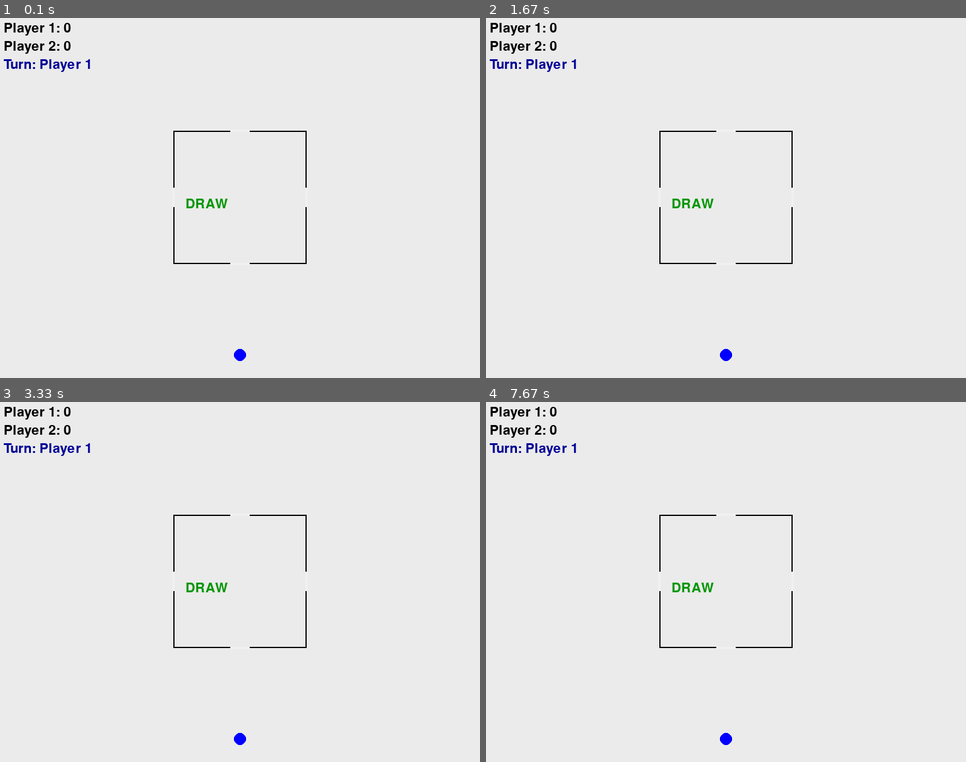
Above: before the commit, frames 1-4 (two rows, left to right).
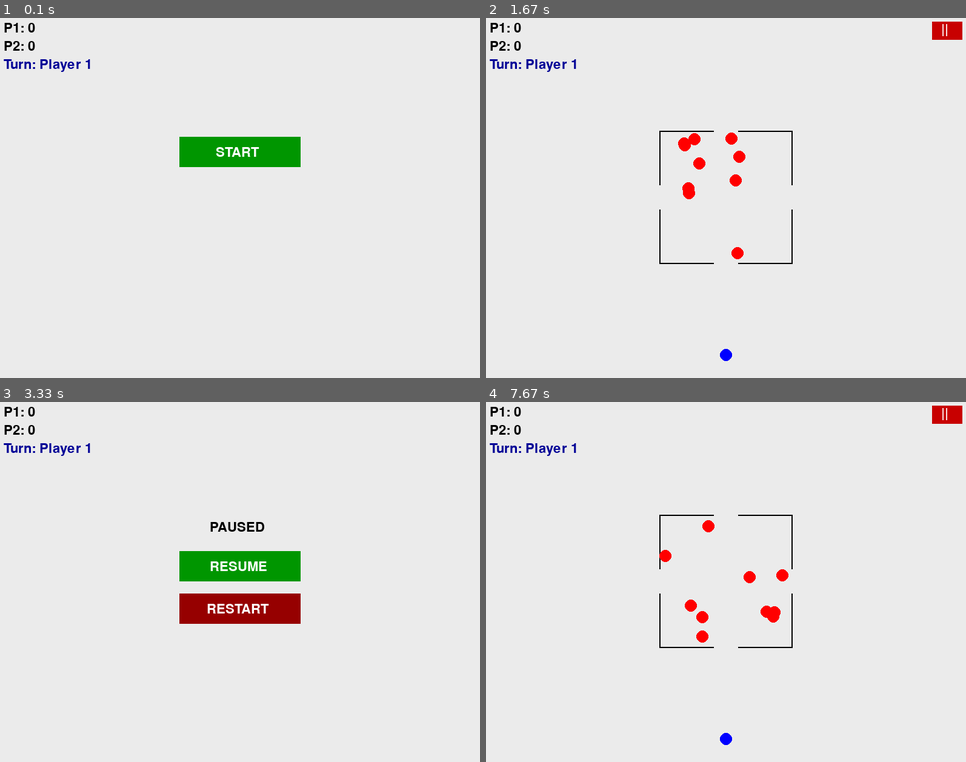
Above: after the commit, the same moments.

Repository: fotsingmatakouhuguette-gif/HUGUETTE-project
Game: pygame game, started from test 3.py
Same seed, same stepped clock (60 frames per second), same inputs: the game is played once before the commit and once after it.
Inputs (mouse positions are in pixels of both pictures, inside the frame that each line leads up to):
- Up to frame 1 (0.1 s): no input
- Up to frame 2 (1.67 s): press the mouse at (726, 151) at 0.37 s; move the mouse to (716, 126) at 0.47 s; release the mouse at (706, 97) at 0.6 s; press the mouse at (726, 151) at 0.7 s; move the mouse to (750, 219) at 0.8 s; release the mouse at (769, 288) at 0.93 s; press the mouse at (946, 32) at 1.03 s; move the mouse to (788, 86) at 1.13 s; release the mouse at (625, 140) at 1.27 s; press the mouse at (726, 223) at 1.37 s; move the mouse to (721, 277) at 1.47 s; release the mouse at (716, 331) at 1.6 s
- Up to frame 3 (3.33 s): hold P 1.67-2.13 s; tap P at 2.17 s; press the mouse at (460, 416) at 2.53 s; move the mouse to (412, 481) at 2.63 s; release the mouse at (360, 549) at 2.77 s; press the mouse at (240, 567) at 2.87 s; move the mouse to (192, 589) at 2.97 s; release the mouse at (139, 610) at 3.1 s; press the mouse at (460, 416) at 3.2 s; move the mouse to (278, 499) at 3.3 s
- Up to frame 4 (7.67 s): release the mouse at (582, 585) at 3.43 s; click (687, 560) at 3.55 s; press the mouse at (946, 416) at 3.87 s; move the mouse to (812, 553) at 3.97 s; release the mouse at (673, 690) at 4.1 s; press the mouse at (726, 567) at 4.2 s; move the mouse to (750, 571) at 4.3 s; release the mouse at (774, 574) at 4.43 s; press the mouse at (946, 416) at 4.53 s; move the mouse to (759, 546) at 4.63 s; release the mouse at (572, 679) at 4.77 s; press the mouse at (726, 567) at 4.87 s; move the mouse to (654, 538) at 4.97 s; release the mouse at (582, 513) at 5.1 s; press the mouse at (946, 416) at 5.2 s; move the mouse to (750, 560) at 5.3 s; release the mouse at (548, 708) at 5.43 s; click (783, 578) at 5.55 s; press the mouse at (946, 416) at 5.87 s; move the mouse to (769, 477) at 5.97 s; release the mouse at (591, 538) at 6.1 s; tap P at 6.17 s; press the mouse at (946, 416) at 6.53 s; move the mouse to (817, 456) at 6.63 s; release the mouse at (692, 495) at 6.77 s; press the mouse at (726, 567) at 6.87 s; move the mouse to (668, 618) at 6.97 s; release the mouse at (615, 672) at 7.1 s; press the mouse at (946, 416) at 7.2 s; move the mouse to (898, 524) at 7.3 s; release the mouse at (855, 636) at 7.43 s; press the mouse at (726, 607) at 7.53 s; move the mouse to (654, 646) at 7.63 s

The runs differ from the first frame. In frame 1, 2.9% of the frame differs, in the area x 2-64%, y 1-96%; in frame 2, 1.3%; in frame 3, 5.0%; in frame 4, 1.4%.

Commit message:
Update test 3.py
correction of errors,implimentation of game states

Diff:
--- a/test 3.py
+++ b/test 3.py
@@ -1,6 +1,7 @@
 import pygame
 import random
 import math
+from sys import exit
 
 # ---------------- CONFIG ----------------
 WIDTH, HEIGHT = 800, 600
@@ -16,14 +17,15 @@
 STOP_THRESHOLD = 0.1
 
 TOTAL_ENEMIES = 10
-GAP_SIZE = 32
-#-----------------GAME STATES-----------------
-MENU="menu"
-PLAYING="playing"
-PAUSED="pause"
-GAME_OVER="game over"
-
-game_state= MENU
+GAP_SIZE = 40
+
+# ---------------- GAME STATES ----------------
+MENU = "menu"
+PLAYING = "playing"
+PAUSED = "paused"
+GAME_OVER = "game_over"
+
+game_state = MENU
 
 # ---------------- BUTTONS ----------------
 start_button_rect = pygame.Rect(300, 200, 200, 50)
@@ -90,125 +92,150 @@
     aiming = False
     game_state = PLAYING
 
-# ---------------- MAIN GAME ----------------
-def main():
-    pygame.init()
-    screen = pygame.display.set_mode((WIDTH, HEIGHT))
-    pygame.display.set_caption("2 Player Knock-Out")
-    clock = pygame.time.Clock()
-    font = pygame.font.Font(None, 32)
-
-    player_ball = Ball(WIDTH // 2, HEIGHT - 40, (0, 0, 255))
-
-    enemies=[]
-    aiming = False
-    start_pos = (0, 0)
-    current_player = 0
-    scores = [0, 0]
-    turn_active = False
-    game_over = False
-
-    running = True
-    while running:
-        clock.tick(FPS)
-
-        for event in pygame.event.get():
-            if event.type == pygame.QUIT:
-                running = False
-
-            if event.type == pygame.MOUSEBUTTONDOWN and not aiming and not turn_active and not game_over:
-                aiming = True
-                start_pos = (player_ball.x, player_ball.y)
-
-            if event.type == pygame.MOUSEBUTTONUP and aiming:
-                aiming = False
-                mx, my = pygame.mouse.get_pos()
-                dx = start_pos[0] - mx
-                dy = start_pos[1] - my
-                dist = math.hypot(dx, dy)
-                if dist > 0:
-                    player_ball.vx = (dx / dist) * PLAYER_POWER
-                    player_ball.vy = (dy / dist) * PLAYER_POWER
-                    turn_active = True
-
-        # ---------------- UPDATE ----------------
-        if turn_active:
-            player_ball.move()
-            for e in enemies:
-                e.move()
-                ball_collision(player_ball, e)
-
-            # Enemy collisions
-            for i in range(len(enemies)):
-                for j in range(i + 1, len(enemies)):
-                    ball_collision(enemies[i], enemies[j])
-
-            # Wall + gap logic
-            for e in enemies:
-                # LEFT
-                if e.x - BALL_RADIUS <= SQUARE_X:
-                    if not (SQUARE_Y + SQUARE_SIZE//2 - GAP_SIZE//2 <= e.y <=
-                            SQUARE_Y + SQUARE_SIZE//2 + GAP_SIZE//2):
-                        e.x = SQUARE_X + BALL_RADIUS
-                        e.vx *= -1
-                # RIGHT
-                if e.x + BALL_RADIUS >= SQUARE_X + SQUARE_SIZE:
-                    if not (SQUARE_Y + SQUARE_SIZE//2 - GAP_SIZE//2 <= e.y <=
-                            SQUARE_Y + SQUARE_SIZE//2 + GAP_SIZE//2):
-                        e.x = SQUARE_X + SQUARE_SIZE - BALL_RADIUS
-                        e.vx *= -1
-                # TOP
-                if e.y - BALL_RADIUS <= SQUARE_Y:
-                    if not (SQUARE_X + SQUARE_SIZE//2 - GAP_SIZE//2 <= e.x <=
-                            SQUARE_X + SQUARE_SIZE//2 + GAP_SIZE//2):
-                        e.y = SQUARE_Y + BALL_RADIUS
-                        e.vy *= -1
-                # BOTTOM
-                if e.y + BALL_RADIUS >= SQUARE_Y + SQUARE_SIZE:
-                    if not (SQUARE_X + SQUARE_SIZE//2 - GAP_SIZE//2 <= e.x <=
-                            SQUARE_X + SQUARE_SIZE//2 + GAP_SIZE//2):
-                        e.y = SQUARE_Y + SQUARE_SIZE - BALL_RADIUS
-                        e.vy *= -1
-
-            # Check escaped balls
-            escaped = 0
-            for e in enemies[:]:
-                if (e.x < SQUARE_X - BALL_RADIUS or
-                    e.x > SQUARE_X + SQUARE_SIZE + BALL_RADIUS or
-                    e.y < SQUARE_Y - BALL_RADIUS or
-                    e.y > SQUARE_Y + SQUARE_SIZE + BALL_RADIUS):
-                    enemies.remove(e)
-                    escaped += 1
-
-            scores[current_player] += escaped
-
-            # End of turn when player ball stops
-            if player_ball.vx == 0 and player_ball.vy == 0:
-                player_ball.x = WIDTH // 2
-                player_ball.y = HEIGHT - 40
-                turn_active = False
-
-                # Switch player ONLY if no ball escaped
-                if escaped == 0:
-                    current_player = 1 - current_player
-
-        if len(enemies) == 0:
-            game_over = True
-
-        # ---------------- DRAW ----------------
-        screen.fill((235, 235, 235))
+# ---------------- MAIN ----------------
+pygame.init()
+screen = pygame.display.set_mode((WIDTH, HEIGHT))
+pygame.display.set_caption("2 Player Knock-Out")
+clock = pygame.time.Clock()
+font = pygame.font.Font(None, 32)
+
+player_ball = Ball(WIDTH // 2, HEIGHT - 40, (0, 0, 255))
+enemies = []
+scores = [0, 0]
+current_player = 0
+turn_active = False
+aiming = False
+start_pos = (0, 0)
+
+running = True
+while running:
+    clock.tick(FPS)
+
+    # ---------------- EVENTS ----------------
+    for event in pygame.event.get():
+        if event.type == pygame.QUIT:
+            pygame.quit()
+            exit()
+
+        if event.type == pygame.KEYDOWN:
+            if event.key == pygame.K_p and game_state == PLAYING:
+                game_state = PAUSED
+            elif event.key == pygame.K_p and game_state == PAUSED:
+                game_state = PLAYING
+
+        if event.type == pygame.MOUSEBUTTONDOWN:
+            mouse_pos = event.pos
+
+            if game_state == MENU:
+                if start_button_rect.collidepoint(mouse_pos):
+                    reset_game()
+
+            elif game_state == PLAYING:
+                if pause_button_rect.collidepoint(mouse_pos):
+                    game_state = PAUSED
+                elif not aiming and not turn_active:
+                    aiming = True
+                    start_pos = (player_ball.x, player_ball.y)
+
+            elif game_state == PAUSED:
+                if resume_button_rect.collidepoint(mouse_pos):
+                    game_state = PLAYING
+                elif restart_button_rect.collidepoint(mouse_pos):
+                    reset_game()
+
+            elif game_state == GAME_OVER:
+                if restart_button_rect.collidepoint(mouse_pos):
+                    reset_game()
+
+        if event.type == pygame.MOUSEBUTTONUP and aiming and game_state == PLAYING:
+            aiming = False
+            mx, my = pygame.mouse.get_pos()
+            dx = start_pos[0] - mx
+            dy = start_pos[1] - my
+            dist = math.hypot(dx, dy)
+            if dist > 0:
+                player_ball.vx = (dx / dist) * PLAYER_POWER
+                player_ball.vy = (dy / dist) * PLAYER_POWER
+                turn_active = True
+
+    # ---------------- UPDATE ----------------
+    if game_state == PLAYING and turn_active:
+        player_ball.move()
+
+        escaped = 0
+
+        for e in enemies[:]:
+            e.move()
+            ball_collision(player_ball, e)
+
+            # ---- WALLS WITH GAPS ----
+            # LEFT
+            if e.x - BALL_RADIUS <= SQUARE_X:
+                if not (SQUARE_Y + SQUARE_SIZE//2 - GAP_SIZE//2 <= e.y <=
+                        SQUARE_Y + SQUARE_SIZE//2 + GAP_SIZE//2):
+                    e.x = SQUARE_X + BALL_RADIUS
+                    e.vx *= -1
+
+            # RIGHT
+            if e.x + BALL_RADIUS >= SQUARE_X + SQUARE_SIZE:
+                if not (SQUARE_Y + SQUARE_SIZE//2 - GAP_SIZE//2 <= e.y <=
+                        SQUARE_Y + SQUARE_SIZE//2 + GAP_SIZE//2):
+                    e.x = SQUARE_X + SQUARE_SIZE - BALL_RADIUS
+                    e.vx *= -1
+
+            # TOP
+            if e.y - BALL_RADIUS <= SQUARE_Y:
+                if not (SQUARE_X + SQUARE_SIZE//2 - GAP_SIZE//2 <= e.x <=
+                        SQUARE_X + SQUARE_SIZE//2 + GAP_SIZE//2):
+                    e.y = SQUARE_Y + BALL_RADIUS
+                    e.vy *= -1
+
+            # BOTTOM
+            if e.y + BALL_RADIUS >= SQUARE_Y + SQUARE_SIZE:
+                if not (SQUARE_X + SQUARE_SIZE//2 - GAP_SIZE//2 <= e.x <=
+                        SQUARE_X + SQUARE_SIZE//2 + GAP_SIZE//2):
+                    e.y = SQUARE_Y + SQUARE_SIZE - BALL_RADIUS
+                    e.vy *= -1
+
+            # ---- ESCAPE THROUGH GAP ----
+            if (e.x < SQUARE_X - BALL_RADIUS or
+                e.x > SQUARE_X + SQUARE_SIZE + BALL_RADIUS or
+                e.y < SQUARE_Y - BALL_RADIUS or
+                e.y > SQUARE_Y + SQUARE_SIZE + BALL_RADIUS):
+                enemies.remove(e)
+                escaped += 1
+
+        scores[current_player] += escaped
+
+        if player_ball.vx == 0 and player_ball.vy == 0:
+            player_ball.x = WIDTH // 2
+            player_ball.y = HEIGHT - 40
+            turn_active = False
+            if escaped == 0:
+                current_player = 1 - current_player
+
+    if len(enemies) == 0 and game_state == PLAYING:
+        game_state = GAME_OVER
+
+    # ---------------- DRAW ----------------
+    screen.fill((235, 235, 235))
+
+    if game_state == MENU:
+        pygame.draw.rect(screen, (0, 150, 0), start_button_rect)
+        screen.blit(font.render("START", True, (255, 255, 255)), (360, 215))
+
+    elif game_state == PLAYING:
         pygame.draw.rect(screen, (0, 0, 0),
-                         (SQUARE_X, SQUARE_Y, SQUARE_SIZE, SQUARE_SIZE), 2)
-
-
-         # Draw gaps
-        pygame.draw.rect(screen, (240, 240, 240),
+            (SQUARE_X, SQUARE_Y, SQUARE_SIZE, SQUARE_SIZE), 2)
+
+        # ---- DRAW GAPS ----
+        pygame.draw.rect(screen, (235,235,235),
             (SQUARE_X + SQUARE_SIZE//2 - GAP_SIZE//2, SQUARE_Y - 2, GAP_SIZE, 4))
-        pygame.draw.rect(screen, (240, 240, 240),
+        pygame.draw.rect(screen, (235,235,235),
             (SQUARE_X + SQUARE_SIZE//2 - GAP_SIZE//2, SQUARE_Y + SQUARE_SIZE - 2, GAP_SIZE, 4))
-        pygame.draw.rect(screen, (240, 240, 240),
+        pygame.draw.rect(screen, (235,235,235),
             (SQUARE_X - 2, SQUARE_Y + SQUARE_SIZE//2 - GAP_SIZE//2, 4, GAP_SIZE))
-        pygame.draw.rect(screen, (240, 240, 240),
+        pygame.draw.rect(screen, (235,235,235),
             (SQUARE_X + SQUARE_SIZE - 2, SQUARE_Y + SQUARE_SIZE//2 - GAP_SIZE//2, 4, GAP_SIZE))
 
         for e in enemies:
@@ -219,23 +246,30 @@
             mx, my = pygame.mouse.get_pos()
             pygame.draw.line(screen, (0, 0, 255), start_pos, (mx, my), 2)
 
-        screen.blit(font.render(f"Player 1: {scores[0]}", True, (0, 0, 0)), (10, 10))
-        screen.blit(font.render(f"Player 2: {scores[1]}", True, (0, 0, 0)), (10, 40))
-        screen.blit(font.render(f"Turn: Player {current_player + 1}", True, (0, 0, 150)), (10, 70))
-
-        if game_over:
-            winner = "DRAW"
-            if scores[0] > scores[1]:
-                winner = "PLAYER 1 WINS"
-            elif scores[1] > scores[0]:
-                winner = "PLAYER 2 WINS"
-
-            screen.blit(font.render(winner, True, (0, 150, 0)),
-                        (WIDTH//2 - 90, HEIGHT//2))
-
-        pygame.display.flip()
-
-    pygame.quit()
-
-if __name__ == "__main__":
-    main()
+        pygame.draw.rect(screen, (200, 0, 0), pause_button_rect)
+        screen.blit(font.render("||", True, (255, 255, 255)), (755, 12))
+
+    elif game_state == PAUSED:
+        screen.blit(font.render("PAUSED", True, (0, 0, 0)), (350, 200))
+        pygame.draw.rect(screen, (0, 150, 0), resume_button_rect)
+        pygame.draw.rect(screen, (150, 0, 0), restart_button_rect)
+        screen.blit(font.render("RESUME", True, (255, 255, 255)), (350, 265))
+        screen.blit(font.render("RESTART", True, (255, 255, 255)), (345, 335))
+
+    elif game_state == GAME_OVER:
+        winner = "DRAW"
+        if scores[0] > scores[1]:
+            winner = "PLAYER 1 WINS"
+        elif scores[1] > scores[0]:
+            winner = "PLAYER 2 WINS"
+
+        screen.blit(font.render(winner, True, (0, 150, 0)),
+                    (WIDTH // 2 - 100, HEIGHT // 2))
+        pygame.draw.rect(screen, (150, 0, 0), restart_button_rect)
+        screen.blit(font.render("RESTART", True, (255, 255, 255)), (345, 335))
+
+    screen.blit(font.render(f"P1: {scores[0]}", True, (0, 0, 0)), (10, 10))
+    screen.blit(font.render(f"P2: {scores[1]}", True, (0, 0, 0)), (10, 40))
+    screen.blit(font.render(f"Turn: Player {current_player + 1}", True, (0, 0, 150)), (10, 70))
+
+    pygame.display.flip()
